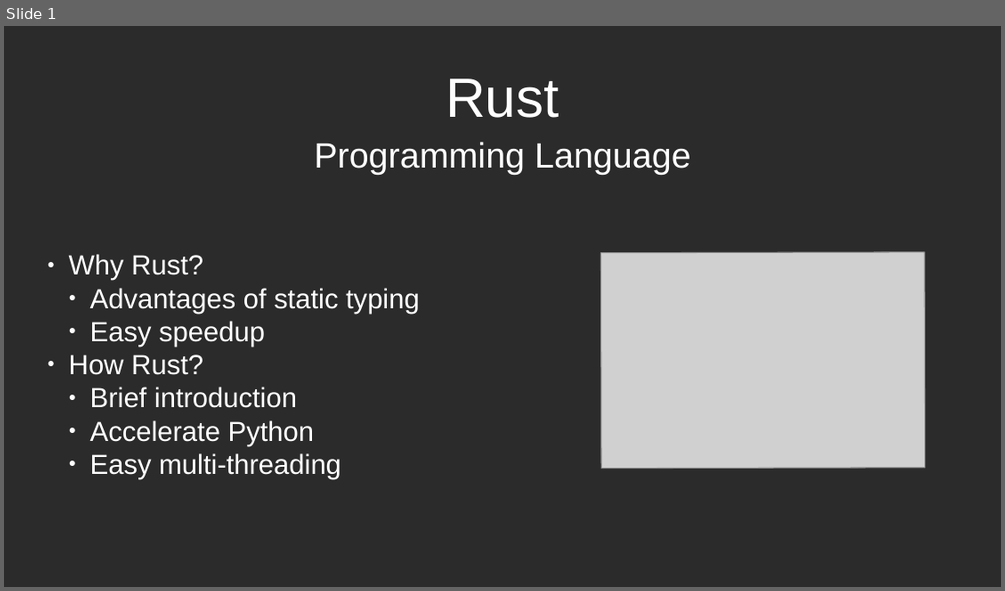
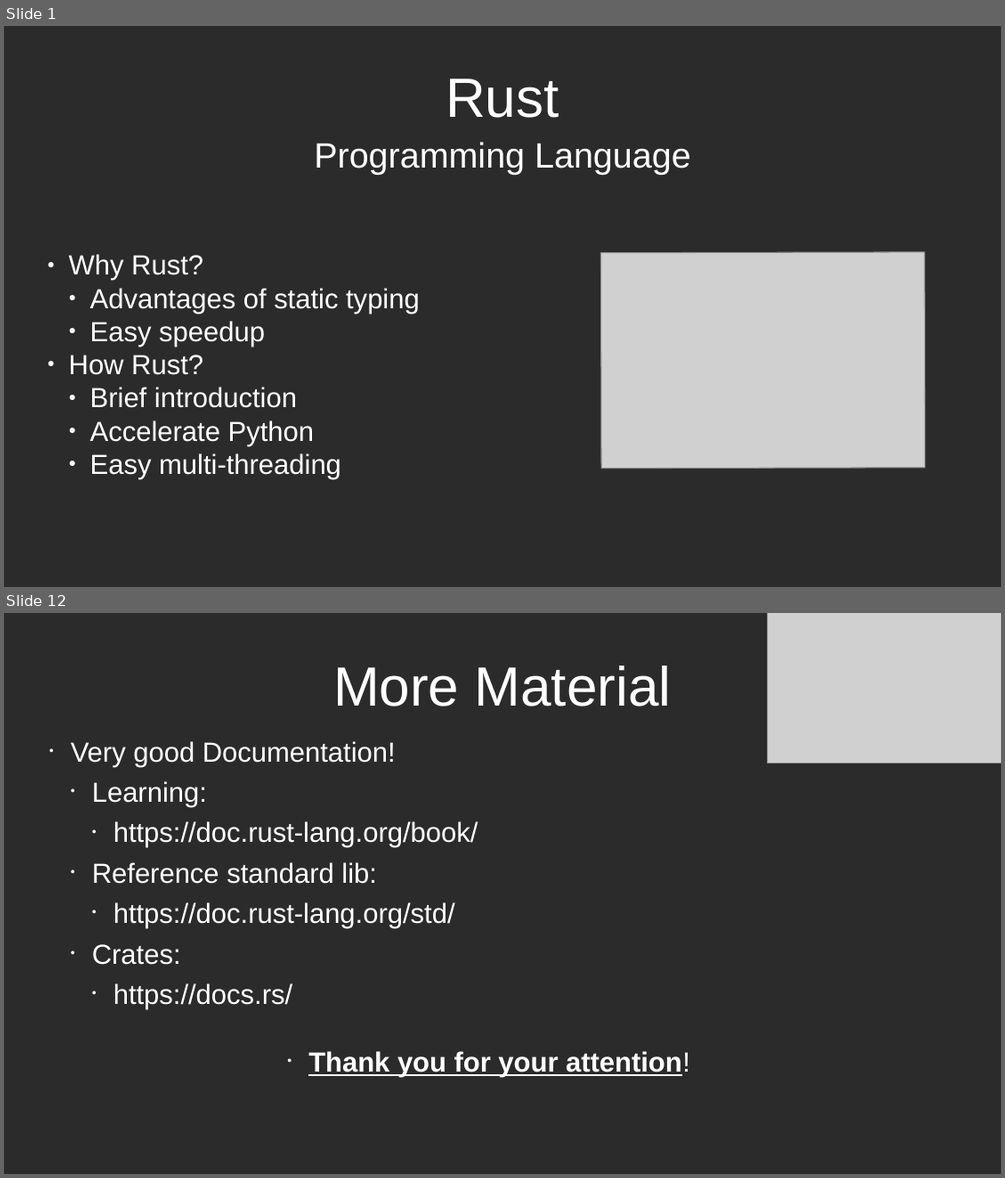
Before and after one commit to lucastepper/rust_talk, a slide deck: rust_presentation.odp. Shown one above the other, each under a label of ours: slide 1 before the commit, slides 1 and 12 after it; the slides between them are not shown. The pictures are 1005x591 and 1005x1178 pixels, drawn with LibreOffice and Linux fonts; fonts in the diff are those of the drawing; grey boxes stand for pictures; background and template pictures are left out; a plain dark background stands for a picture behind light text. Boxes give left, top, right and bottom in pixels: in the first picture for what was removed or moved away, otherwise in the second. Text is boxed around its words. In the diff, an @@ line names an element or a change of style, - is before the commit and + after.

```diff
--- a/rust_presentation.odp
+++ b/rust_presentation.odp
@@ slide 12 added at (4,613,1001,1174), background picture (left out) @@
@@ picture added at (768,613,1001,763) @@
@@ title added at (333,666,672,706), 44 pt, text #FFFFFF @@
+More Material
@@ text added at (71,741,478,1009), 22 pt, text #FFFFFF @@
+• Very good Documentation!
+  • Learning:
+    • https://doc.rust-lang.org/book/
+  • Reference standard lib:
+    • https://doc.rust-lang.org/std/
+  • Crates:
+    • https://docs.rs/
@@ text added at (308,1051,690,1077), 22 pt, text #FFFFFF, bold, underline @@
+• Thank you for your attention!
```
Also in this commit, not shown: 8 slides changed, 2 other slides added, 14 other files.
